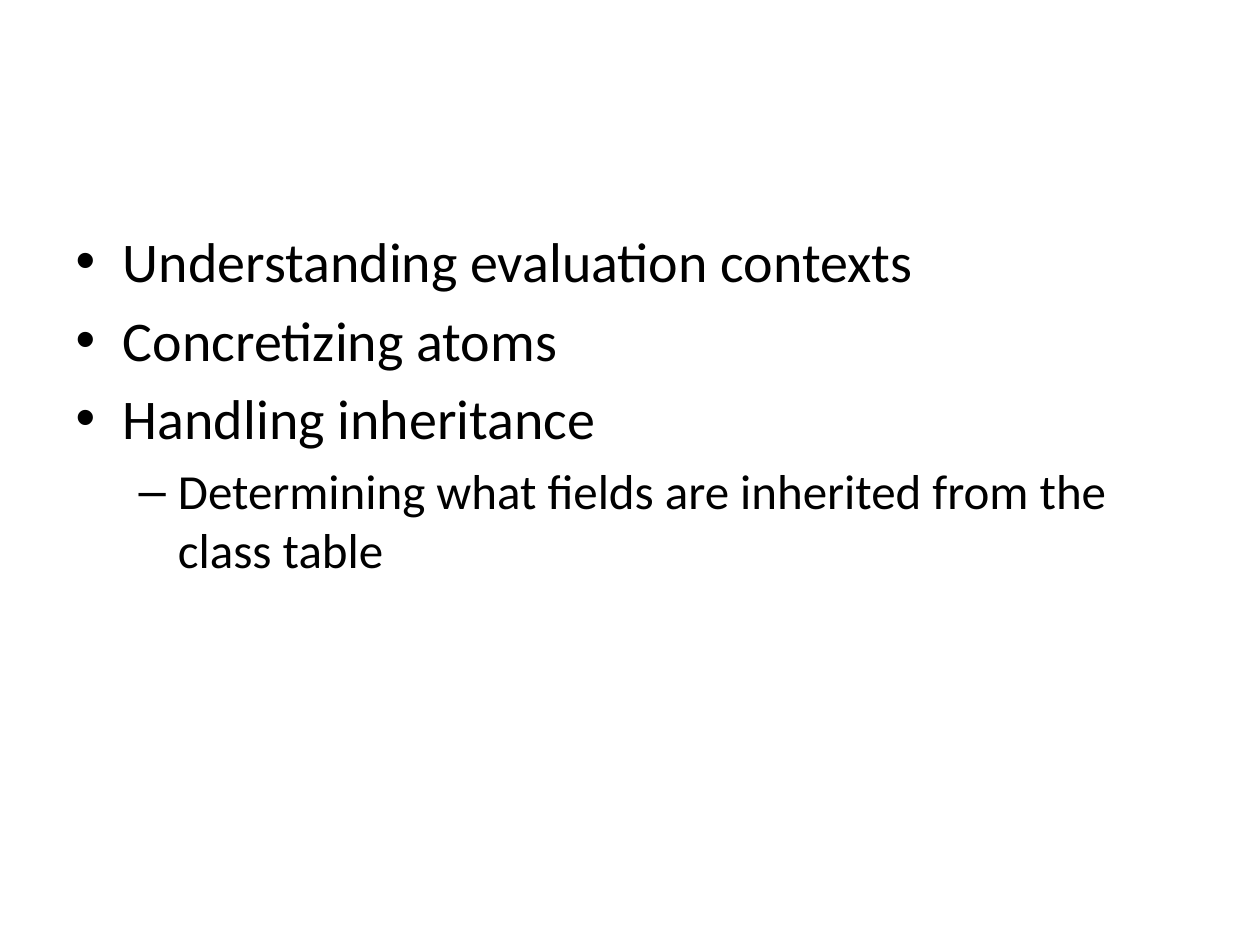
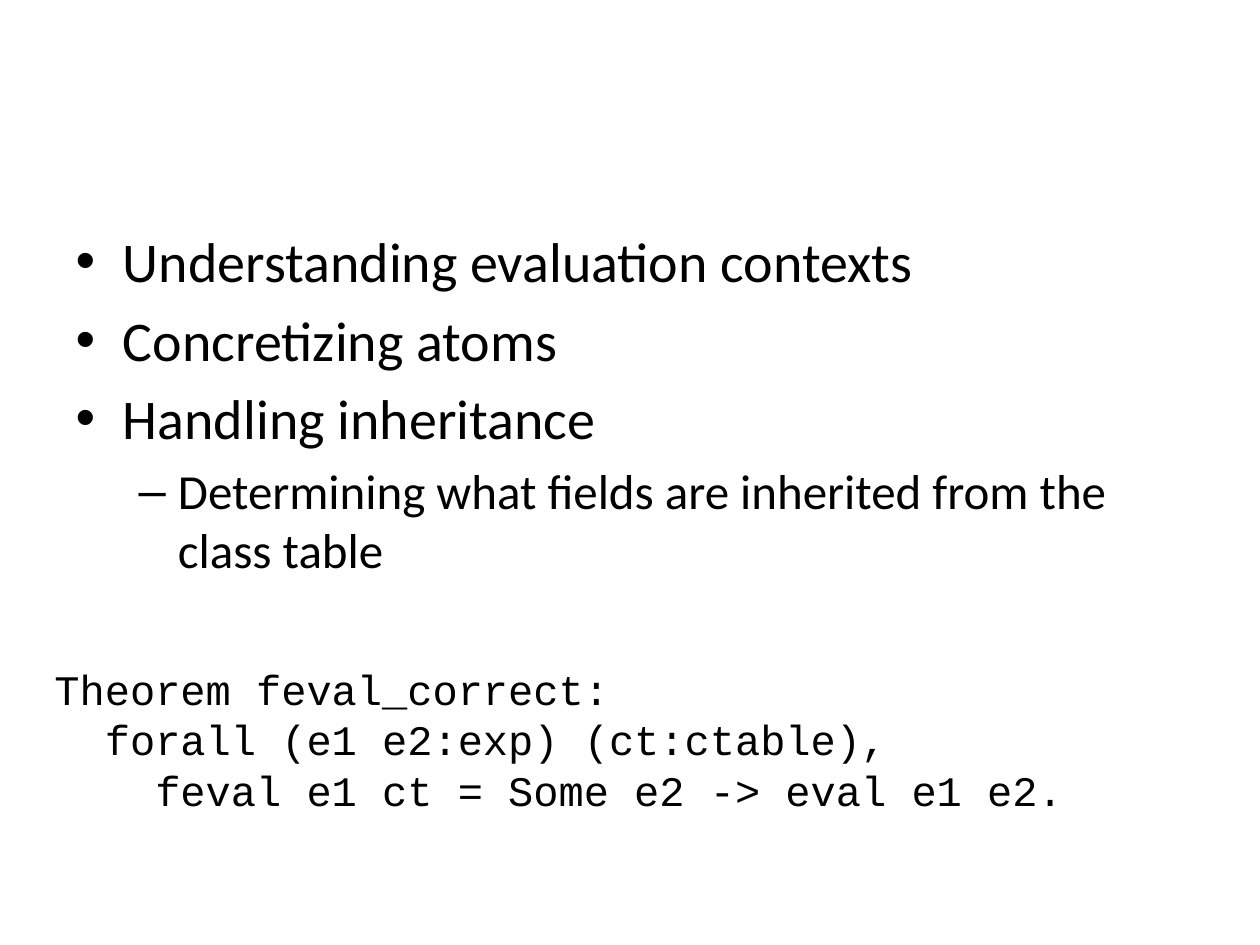
Before and after one commit to tgduckworth/FeatherEvaluator, a slide deck: slide 27 of Document/Presentation.pptx (slide 26 before the commit). Drawn at 1260x945 pixels with LibreOffice and Linux fonts; fonts in the diff are those of the drawing; background and template pictures are left out. Boxes give left, top, right and bottom in pixels: in the first picture for what was removed or moved away, otherwise in the second. Text is boxed around its words. In the diff, an @@ line names an element or a change of style, - is before the commit and + after.

Commit message:
Changes to the presentation, minor changes to the theorem statement.

```diff
--- a/Document/Presentation.pptx
+++ b/Document/Presentation.pptx
@@ text added at <box>54,675,1063,807</box>, 24 pt, text #000000 @@
+Theorem feval_correct:
+forall (e1 e2:exp) (ct:ctable),
+feval e1 ct = Some e2 -> eval e1 e2.
```
Also in this commit, not shown: 2 other slides changed, 1 slide added, 1 other file.
